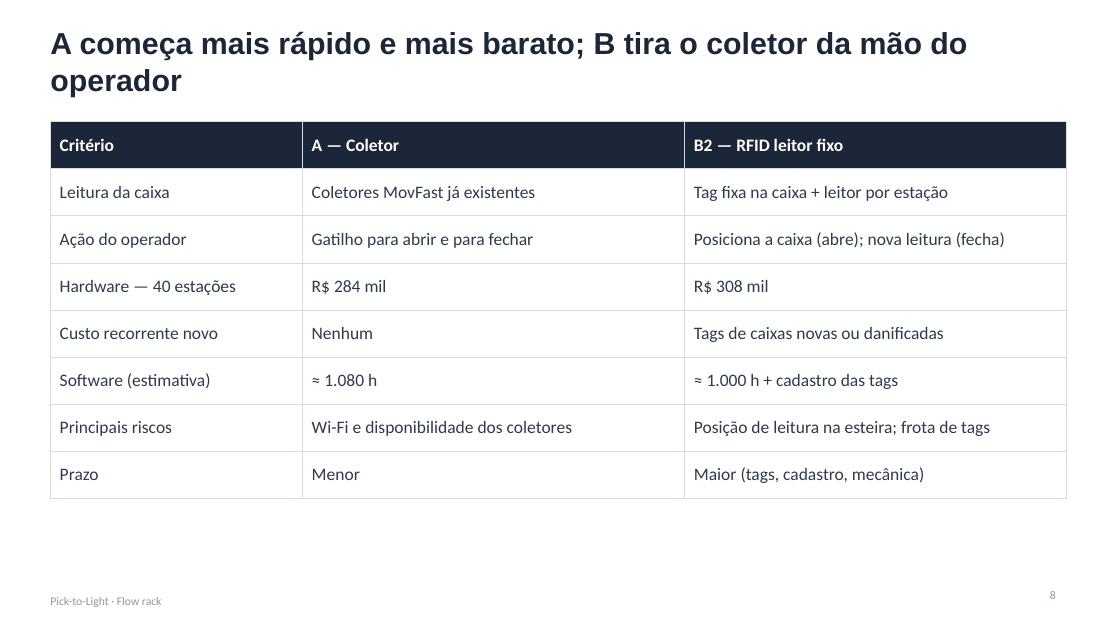
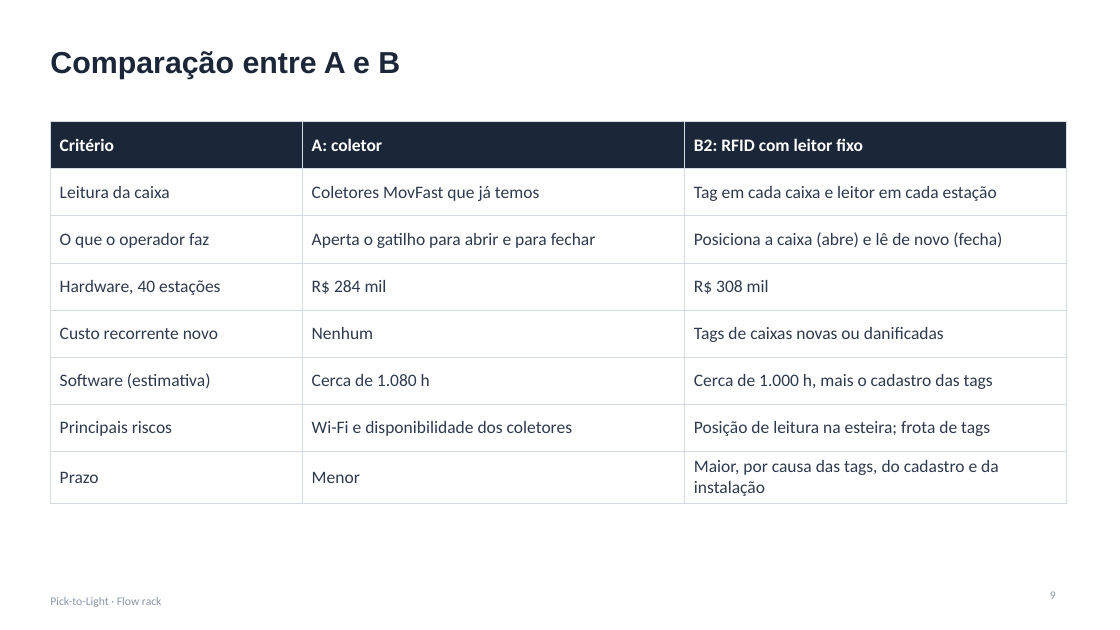
Before and after one commit to jivo88/picking_to_light, a slide deck: slide 9 of projeto/entregaveis/Apresentacao_PTL.pptx (slide 8 before the commit). Drawn at 1120x630 pixels with LibreOffice and Linux fonts; fonts in the diff are those of the drawing. Boxes give left, top, right and bottom in pixels: in the first picture for what was removed or moved away, otherwise in the second. Text is boxed around its words. In the diff, an @@ line names an element or a change of style, - is before the commit and + after.

```diff
--- a/projeto/entregaveis/Apresentacao_PTL.pptx
+++ b/projeto/entregaveis/Apresentacao_PTL.pptx
@@ title at (50, 51, 400, 79): text changed @@
-A começa mais rápido e mais barato; B tira o coletor da mão do operador
+Comparação entre A e B
@@ table at (50, 122, 1067, 500) @@
-row 1, column 2: A — Coletor
+row 1, column 2: A: coletor
-row 1, column 3: B2 — RFID leitor fixo
+row 1, column 3: B2: RFID com leitor fixo
-row 2, column 2: Coletores MovFast já existentes
+row 2, column 2: Coletores MovFast que já temos
-row 2, column 3: Tag fixa na caixa + leitor por estação
+row 2, column 3: Tag em cada caixa e leitor em cada estação
-row 3: Ação do operador | Gatilho para abrir e para fechar | Posiciona a caixa (abre); nova leitura (fecha)
+row 3: O que o operador faz | Aperta o gatilho para abrir e para fechar | Posiciona a caixa (abre) e lê de novo (fecha)
-row 4, column 1: Hardware — 40 estações
+row 4, column 1: Hardware, 40 estações
-row 6, column 2: ≈ 1.080 h
+row 6, column 2: Cerca de 1.080 h
-row 6, column 3: ≈ 1.000 h + cadastro das tags
+row 6, column 3: Cerca de 1.000 h, mais o cadastro das tags
-row 8, column 3: Maior (tags, cadastro, mecânica)
+row 8, column 3: Maior, por causa das tags, do cadastro e da instalação
```
Also in this commit, not shown: 19 other slides changed, 2 slides added, 1 slide removed, 16 other files.
